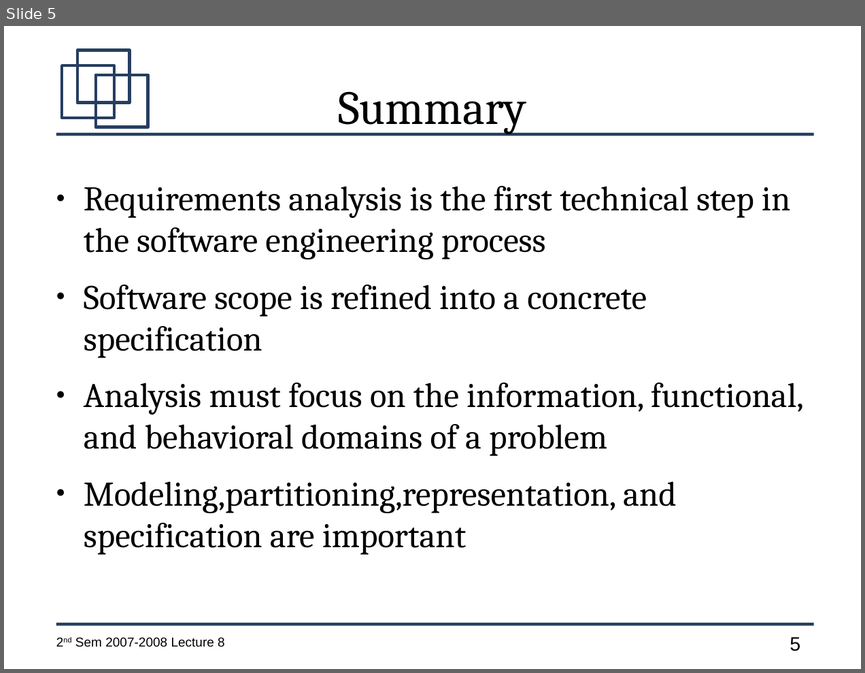
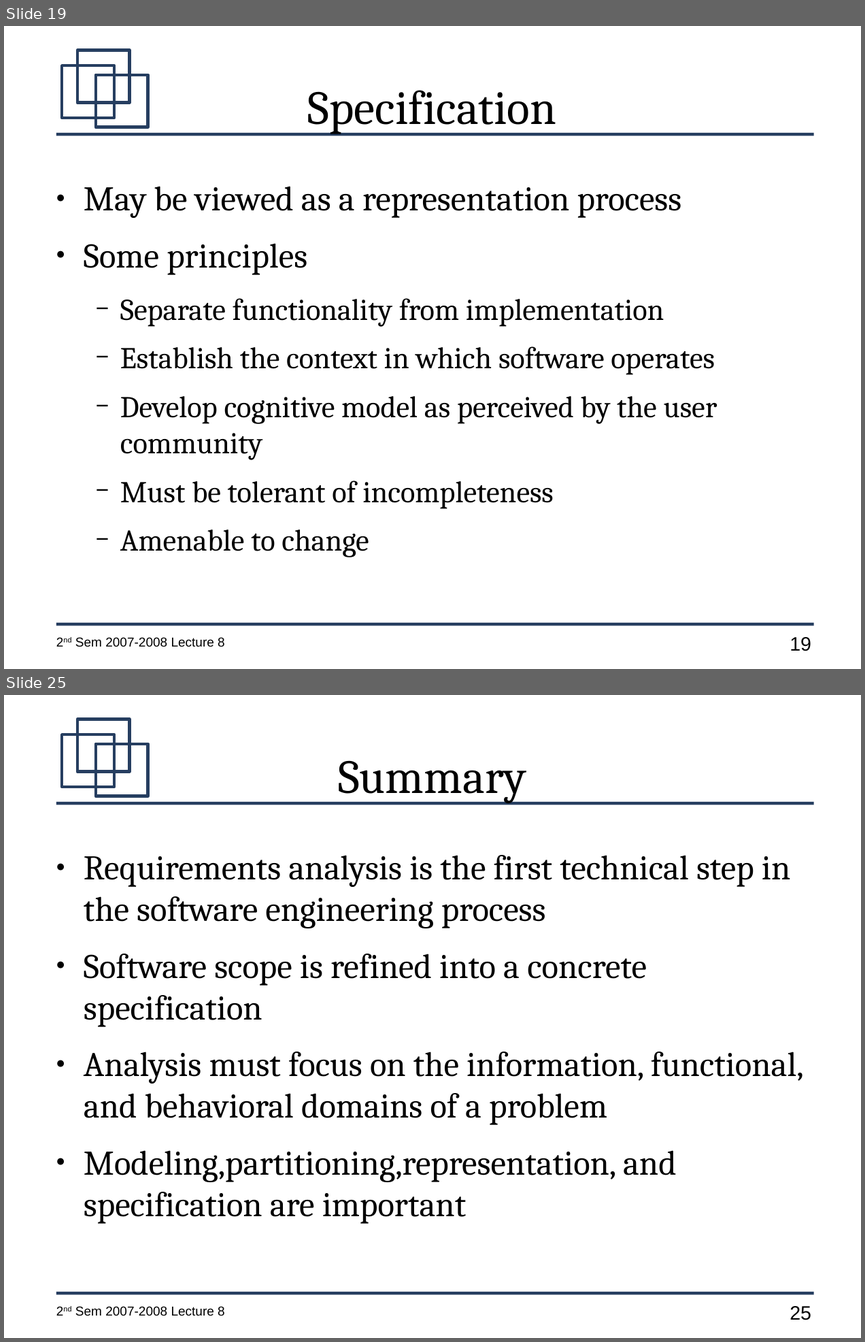
Before and after one commit to jachermocilla/jach-homepage, a slide deck: CMSC128-2nd-Sem-2007-L9.odp. Shown one above the other, each under a label of ours: slide 5 before the commit, slides 19 and 25 after it; the slides between them are not shown. The pictures are 865x673 and 865x1342 pixels, drawn with LibreOffice and Linux fonts; fonts in the diff are those of the drawing. Boxes give left, top, right and bottom in pixels: in the first picture for what was removed or moved away, otherwise in the second. Text is boxed around its words. In the diff, an @@ line names an element or a change of style, - is before the commit and + after.

```diff
--- a/CMSC128-2nd-Sem-2007-L9.odp
+++ b/CMSC128-2nd-Sem-2007-L9.odp
@@ slide 19 added at [4, 26, 861, 669], background #FFFFFF; not listed: 7 template elements that a slide beside it also shows @@
@@ title added at [308, 90, 556, 134], 44 pt, text #000000 @@
+Specification
@@ text added at [84, 186, 717, 557], 28 pt, text #000000 @@
+● May be viewed as a representation process
+● Some principles
+  − Separate functionality from implementation
+  − Establish the context in which software operates
+  − Develop cognitive model as perceived by the user community
+  − Must be tolerant of incompleteness
+  − Amenable to change
@@ what was slide 5 is now slide 25 @@
@@ page number at [789, 1306, 811, 1320]: text changed @@
-5
+25
```
Also in this commit, not shown: 1 slide changed, 19 other slides added.
